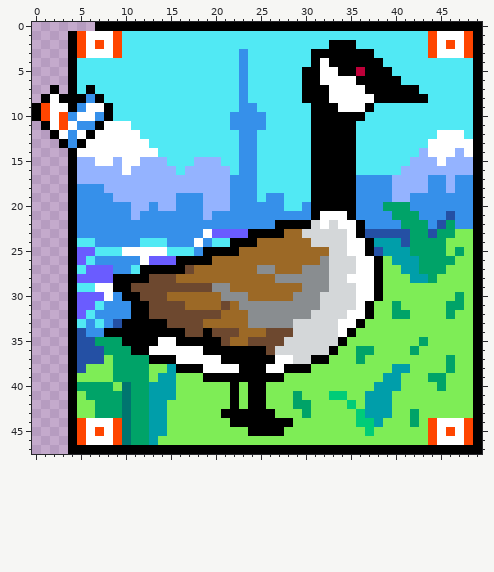
Two versions of one pixel-art sprite, outputs/goose2.full.png. Above, as it was before the edit.
The file is 50x48 pixels.
After:
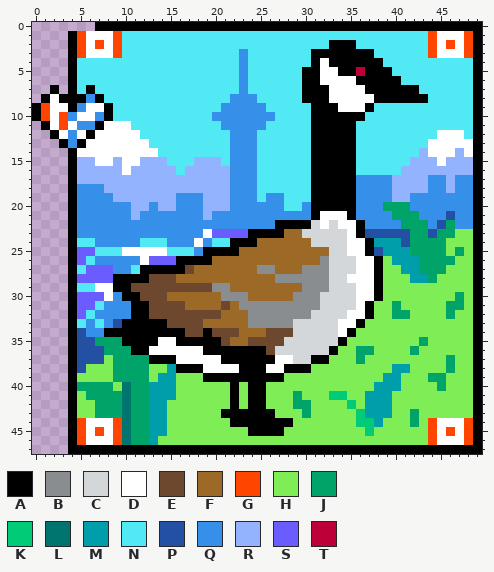
Palette (. is transparent): A #000000  B #898d90  C #d4d7d9  D #ffffff  E #6d482f  F #9c6926  G #ff4500  H #7eed56  J #00a368  K #00cc78  L #00756f  M #009eaa  N #51e9f4  P #2450a4  Q #3690ea  R #94b3ff  S #6a5cff  T #be0039
From old to new:
{"y":8,"x":22,"old":"N","new":"Q"}
{"y":8,"x":24,"old":"N","new":"Q"}
{"y":9,"x":21,"old":"NN","new":"QQ"}
{"y":9,"x":25,"old":"N","new":"Q"}
{"y":10,"x":20,"old":"NN","new":"QQ"}
{"y":10,"x":26,"old":"N","new":"Q"}
{"y":11,"x":21,"old":"N","new":"Q"}
{"y":12,"x":22,"old":"N","new":"Q"}
{"y":13,"x":22,"old":"N","new":"Q"}
{"y":14,"x":22,"old":"N","new":"Q"}
{"y":15,"x":22,"old":"N","new":"Q"}
{"y":16,"x":22,"old":"N","new":"Q"}
